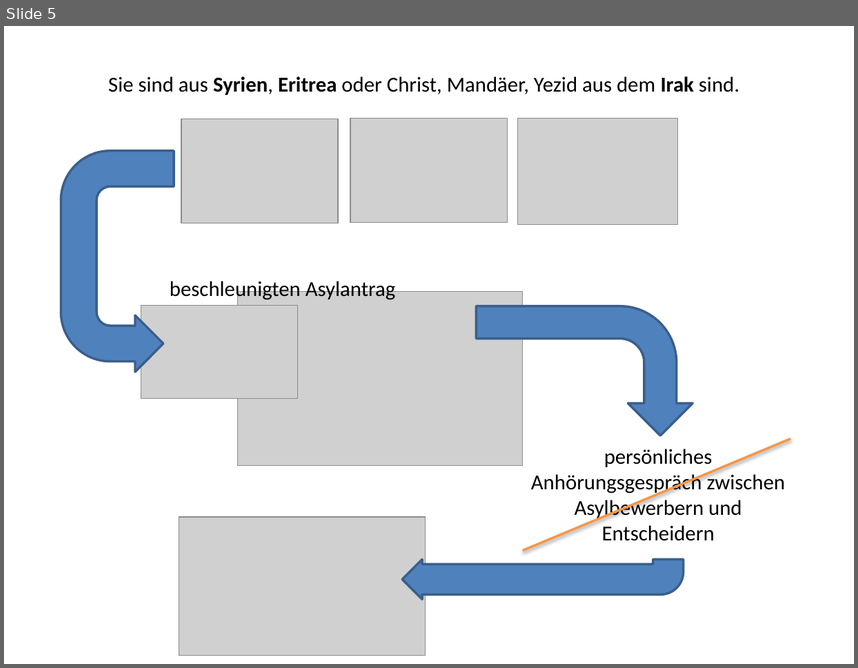
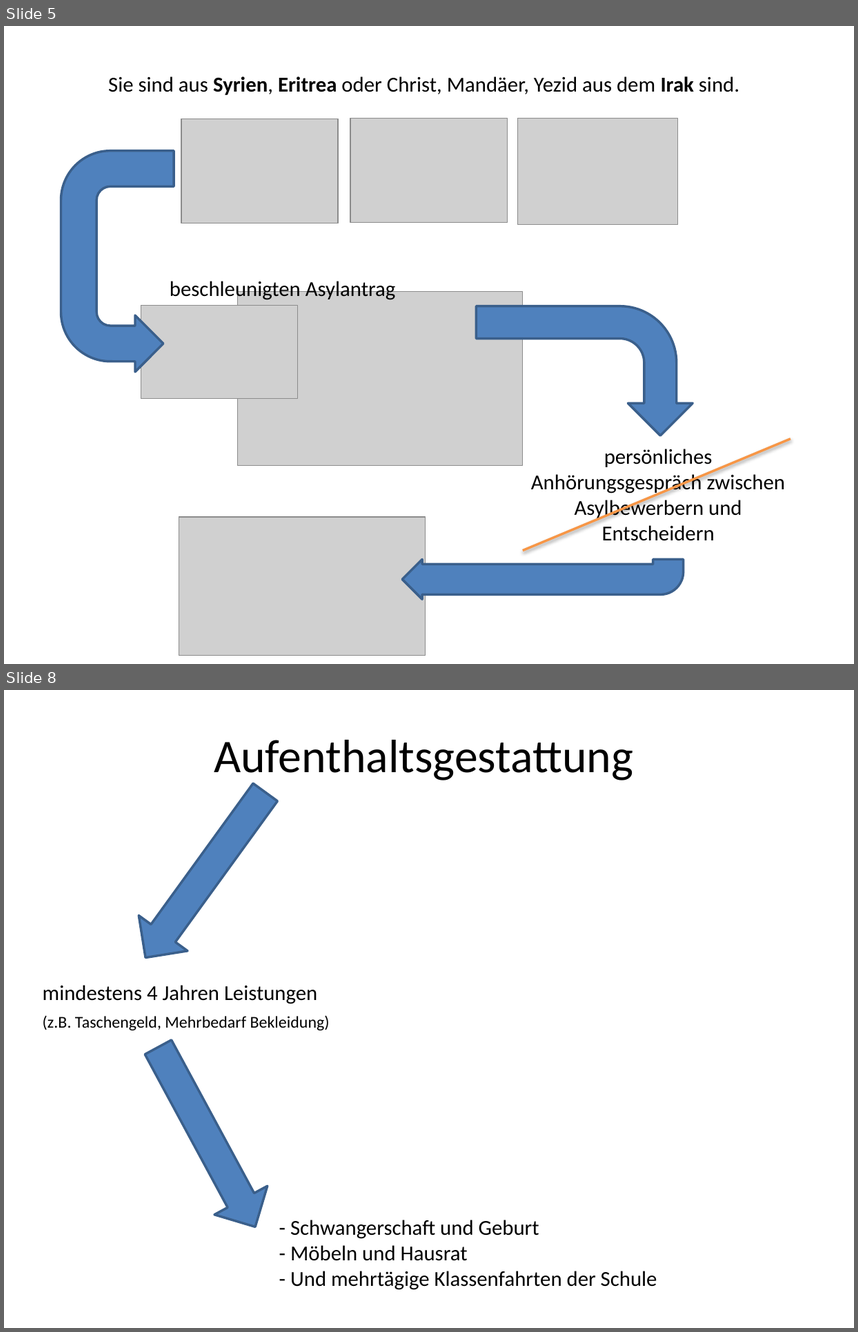
Before and after one commit to RefugeesWelcomeApp/ApplicationDevelopment, a slide deck: Solution_Design/Story Board/Storys/RA-12-Formularkausalität/RA12 Einfache Sprache.pptx. Shown one above the other, each under a label of ours: slide 5 before the commit, slides 5 and 8 after it; the slides between them are not shown. The pictures are 858x668 and 858x1332 pixels, drawn with LibreOffice and Linux fonts; fonts in the diff are those of the drawing; grey boxes stand for pictures. Boxes give left, top, right and bottom in pixels: in the first picture for what was removed or moved away, otherwise in the second. Text is boxed around its words. In the diff, an @@ line names an element or a change of style, - is before the commit and + after.

```diff
--- a/Solution_Design/Story Board/Storys/RA-12-Formularkausalität/RA12 Einfache Sprache.pptx
+++ b/Solution_Design/Story Board/Storys/RA-12-Formularkausalität/RA12 Einfache Sprache.pptx
@@ slide 8 added at box(4, 690, 854, 1328), background #FFFFFF @@
@@ title added at box(214, 740, 633, 784), 39.6 pt, text #000000 @@
+Aufenthaltsgestattung
@@ right arrow added at box(121, 775, 290, 975), fill #4F81BD, outline #3A5F8C 2 pt @@
@@ text added at box(43, 985, 317, 1004), 18 pt, text #000000 @@
+mindestens 4 Jahren Leistungen
@@ text added at box(43, 1015, 330, 1030), 14 pt, text #000000 @@
+(z.B. Taschengeld, Mehrbedarf Bekleidung)
@@ right arrow added at box(131, 1033, 281, 1241), fill #4F81BD, outline #3A5F8C 2 pt @@
@@ text added at box(290, 1219, 657, 1290), 18 pt, text #000000 @@
+- Schwangerschaft und Geburt
+- Möbeln und Hausrat
+- Und mehrtägige Klassenfahrten der Schule
```
Also in this commit, not shown: 1 slide changed, 3 other slides added.
